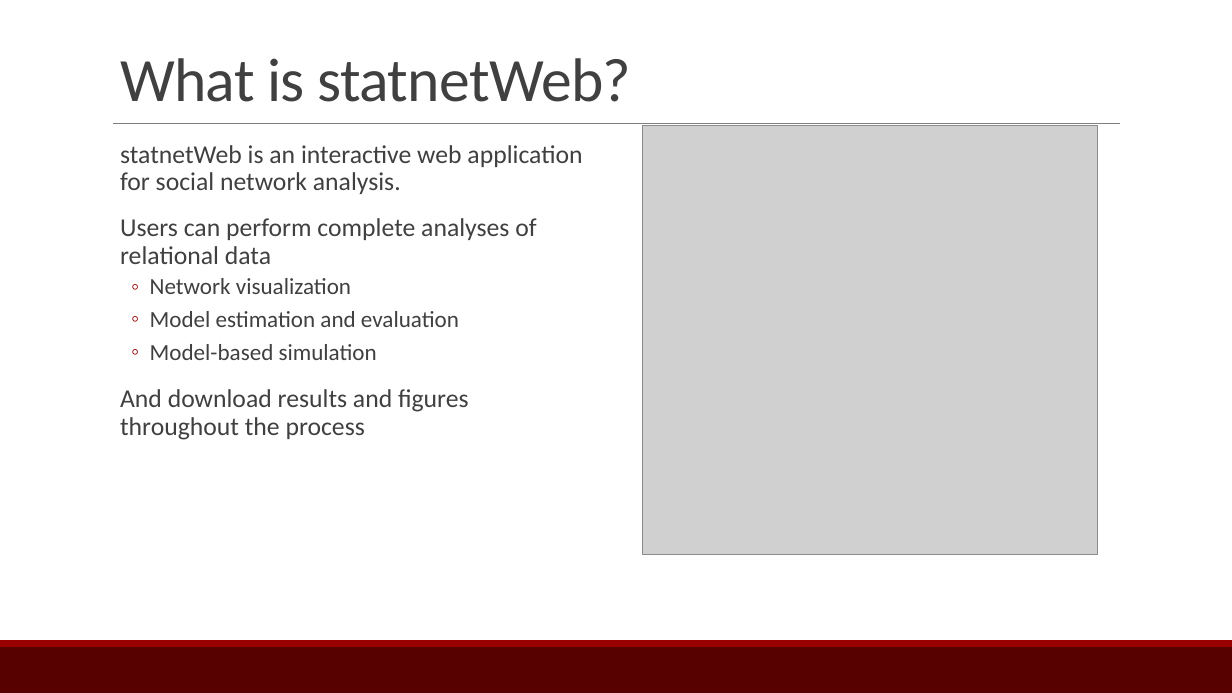
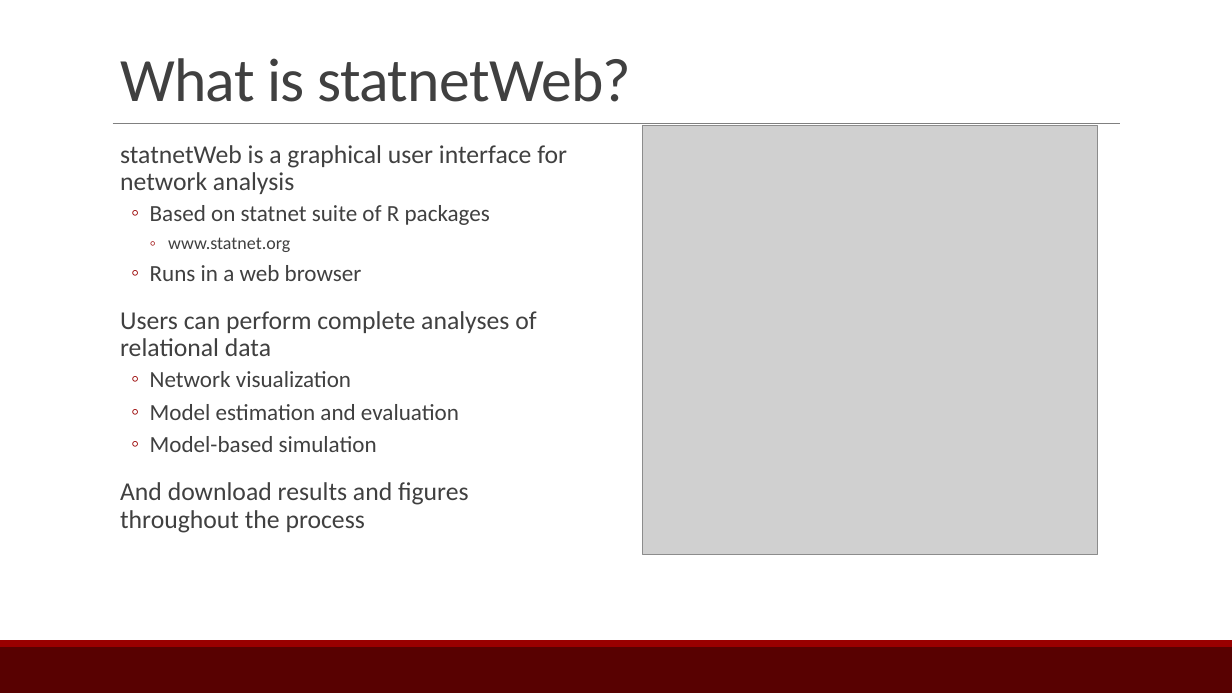
Before and after one commit to ebey/sunbelt2015, a slide deck: slide 2 of statnetWeb_slides.pptx. Drawn at 1232x693 pixels with LibreOffice and Linux fonts; fonts in the diff are those of the drawing; grey boxes stand for pictures. Boxes give left, top, right and bottom in pixels: in the first picture for what was removed or moved away, otherwise in the second. Text is boxed around its words. In the diff, an @@ line names an element or a change of style, - is before the commit and + after.

```diff
--- a/statnetWeb_slides.pptx
+++ b/statnetWeb_slides.pptx
@@ text at box(120, 145, 567, 281): text changed @@
-  statnetWeb is an interactive web application for social network analysis.
+  statnetWeb is a graphical user interface for network analysis
+  ◦ Based on statnet suite of R packages
+    ◦ www.statnet.org
+  ◦ Runs in a web browser
```
Also in this commit, not shown: 10 other slides changed, 11 slides added.
